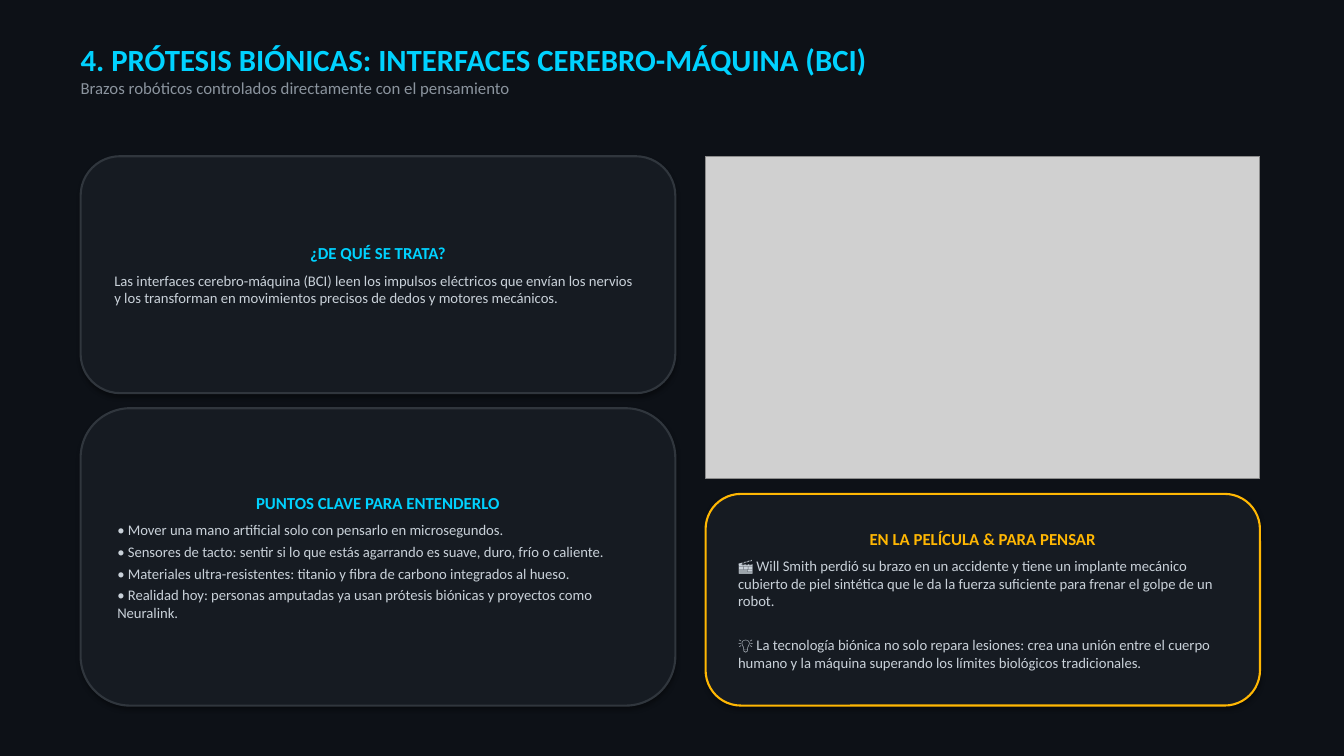
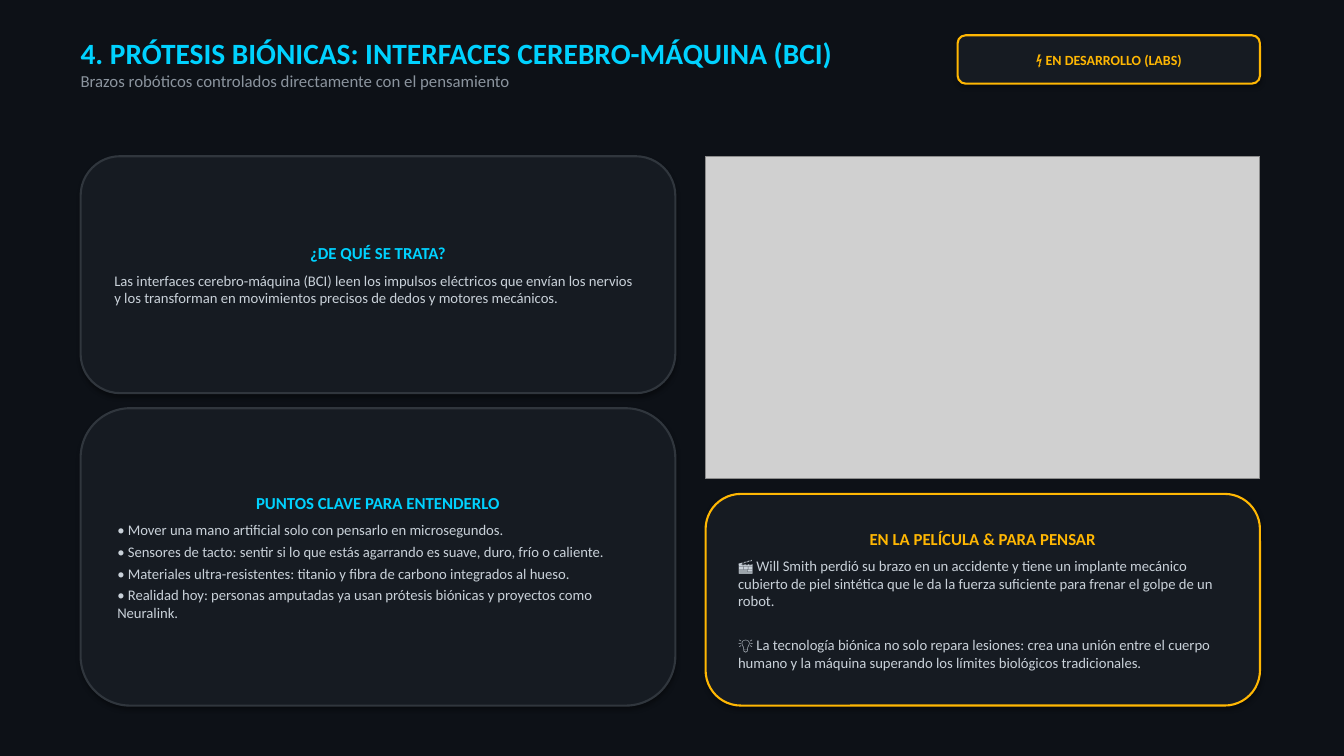
Before and after one commit to Nikovaz/dsia-yo-robot-2004, a slide deck: slide 5 of DSIA_Yo_Robot_Presentacion.pptx. Drawn at 1344x756 pixels with LibreOffice and Linux fonts; fonts in the diff are those of the drawing; grey boxes stand for pictures. Boxes give left, top, right and bottom in pixels: in the first picture for what was removed or moved away, otherwise in the second. Text is boxed around its words. In the diff, an @@ line names an element or a change of style, - is before the commit and + after.

```diff
--- a/DSIA_Yo_Robot_Presentacion.pptx
+++ b/DSIA_Yo_Robot_Presentacion.pptx
@@ text at (x1=81, y1=40, x2=832, y2=69): size 22 to 21 pt in "4. PRÓTESIS BIÓNICAS: INTERFACES CEREBRO-MÁQUINA (BCI)" @@
@@ rounded rectangle added at (x1=958, y1=35, x2=1260, y2=84), fill #161B22, outline #FFB703 1.5 pt, 10 pt, text #FFB703, bold @@
+⚡ EN DESARROLLO (LABS)
```
Also in this commit, not shown: 10 other slides changed, 5 other files.
